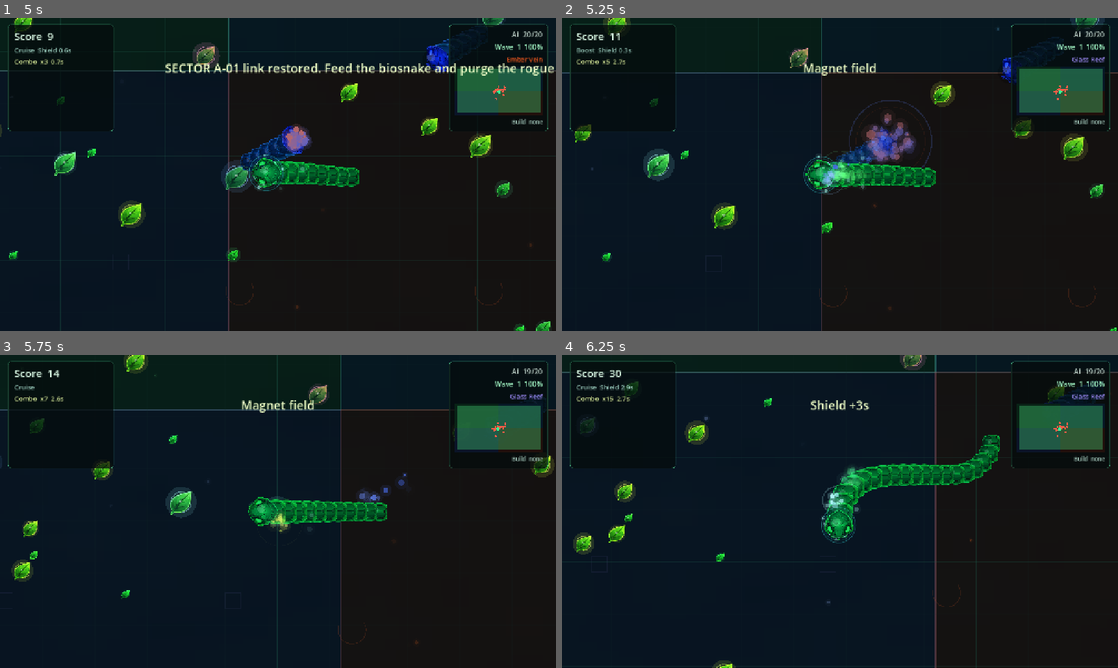
Above: before the commit, frames 1-4 (two rows, left to right).
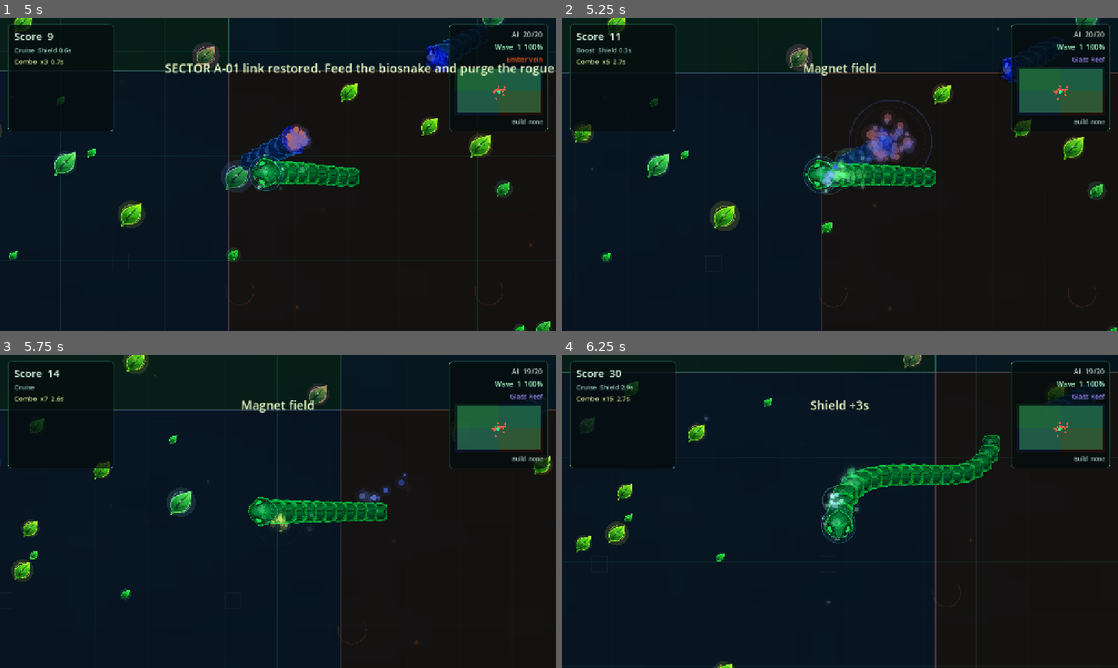
Above: after the commit, the same moments.

Repository: SSC-STUDIO/Greedy-Snake-2026
Game: Godot game, scene res://scenes/Main.tscn
Two runs of this game, one before a commit and one after it. Both use one fixed random seed, a clock stepped at 60 frames per second and the inputs below.
Inputs (mouse positions are in pixels of both pictures, inside the frame that each line leads up to):
- Up to frame 1 (5 s): click "Start Next Run" at 0.5 s; tap Enter at 1.25 s; move the mouse to (400, 158) at 1.27 s; hold Right 1.28-2 s; tap 1 at 1.35 s; click (400, 158) at 1.42 s; drag from (166, 190) to (250, 237) at 2.02 s; move the mouse to (333, 105) at 2.77 s; hold Right 2.78-3.5 s; tap 3 at 2.85 s; drag from (250, 237) to (111, 127) at 3.52 s; move the mouse to (444, 221) at 4.27 s; hold Left from 4.28 s (still down); tap R at 4.35 s
- Up to frame 2 (5.25 s): release Left at 5 s; drag from (673, 127) to (756, 96) at 5.02 s
- Up to frame 3 (5.75 s): no input
- Up to frame 4 (6.25 s): move the mouse to (867, 511) at 5.77 s; hold Down from 5.78 s (still down); tap 2 at 5.85 s; click (867, 511) at 5.92 s

Frame 1 is identical in both runs. In frame 2, 1.0% of the frame differs, in the area x 1-100%, y 0-100%; in frame 3, 0.2%; in frame 4, 0.6%.

Commit message:
docs(Arena): add GDScript docstrings for 10 key functions
Add comprehensive Chinese docstrings covering purpose, behavior, and
parameter descriptions for the core game loop functions: _physics_process,
_update_player, _update_ai, _check_food_collisions, _check_snake_collisions,
_consume_food, _apply_upgrade, _damage_enemy, _trigger_game_over, and
_update_wave. Also includes an O(n) optimization in _drop_food_for_snake
replacing repeated pop_front with in-place overwrite.

Co-Authored-By: Claude Opus 4.6 <noreply@anthropic.com>

Diff:
--- a/scripts/game/Arena.gd
+++ b/scripts/game/Arena.gd
@@ -361,6 +361,12 @@
 	elif event is InputEventMouseMotion:
 		_mouse_control_enabled = true
 
+## 主游戏循环，每物理帧调用一次。
+##
+## 负责更新所有游戏状态：玩家移动、AI行为、碰撞检测、
+## 食物拾取、波次推进、视觉特效和摄像机跟踪。
+## 当游戏暂停、结束或显示升级选择器时，仅更新HUD和渲染。
+## 参数 delta: 自上一帧经过的时间（秒）。
 func _physics_process(delta: float) -> void:
 	if _paused or _game_over or _upgrade_choice_active:
 		if _game_over:
@@ -504,6 +510,13 @@
 				ai.segments.append(ai.position - ai.direction * GameConfigData.SNAKE_SEGMENT_SPACING * float(ai.segments.size() + 1))
 	return ai
 
+## 更新玩家蛇的位置与方向。
+##
+## 根据鼠标或键盘输入计算目标方向，平滑插值到该方向，
+## 应用速度修正（地形、加速、升级加成），移动蛇头，
+## 并驱动蛇身段跟随。同时递减无敌时间。
+## 加速状态下生成尾迹粒子，并可能触发冲刺冲击波。
+## 参数 delta: 自上一帧经过的时间（秒）。
 func _update_player(delta: float) -> void:
 	_player.previous_position = _player.position
 	if _mouse_control_enabled:
@@ -536,6 +549,15 @@
 	if _invulnerability_timer > 0.0:
 		_invulnerability_timer = maxf(0.0, _invulnerability_timer - delta)
 
+## 更新所有AI蛇的行为与移动。
+##
+## 遍历AI列表，移除已死亡个体，处理正在死亡中的个体。
+## 存活的AI根据与玩家的距离调整转向频率：远离玩家时降低
+## 决策频率以节省性能。根据侵略度概率朝玩家方向转向，
+## 同时执行墙壁回避。Boss型AI有周期性冲锋阶段。
+## 远离视野的AI降低蛇身跟随频率。
+## 超出竞技场边界的AI立即死亡。
+## 参数 delta: 自上一帧经过的时间（秒）。
 func _update_ai(delta: float) -> void:
 	var active_view := _visible_world_rect().grow(420.0)
 	var i := 0
@@ -608,6 +630,12 @@
 	if ai.death_timer >= AI_DEATH_DISSOLVE_TIME:
 		ai.dead = true
 
+## 检测玩家与食物的碰撞并处理拾取。
+##
+## 使用空间网格加速查询，在玩家拾取半径内搜索可接触的食物。
+## 匹配到的食物调用 _consume_food 处理计分与效果，
+## 然后在该位置重新生成一个新食物并更新空间网格。
+## 如果吃到了食物则播放音效并刷新可见食物缓存。
 func _check_food_collisions() -> void:
 	var search_radius := _player.radius + 12.0 + float(_modifiers.get("pickup_radius", 0.0))
 	var query := Rect2(_player.position - Vector2(search_radius, search_radius), Vector2(search_radius * 2.0, search_radius * 2.0))
@@ -626,6 +654,13 @@
 		AudioBus.play_eat()
 		_visible_food_cache_valid = false
 
+## 检测玩家与AI蛇的碰撞。
+##
+## 分三层检测：(1)玩家头与AI头、(2)玩家头与AI蛇身、
+## (3)AI头与玩家蛇身。先通过AABB包围盒粗筛减少计算量。
+## 碰撞后调用 _resolve_player_enemy_contact 处理结果，
+## 无敌或加速状态下伤害敌人，否则触发游戏结束。
+## 任一碰撞导致游戏结束后立即返回，跳过后续检测。
 func _check_snake_collisions() -> void:
 	_refresh_player_body_bounds()
 	var player_body_radius: float = _player.radius * 0.82
@@ -753,18 +788,33 @@
 func _drop_food_for_snake(ai: SnakeAgent, amount: int) -> void:
 	if amount <= 0:
 		return
-	_foods.append(_make_food(ai.position + Vector2(randf_range(-18.0, 18.0), randf_range(-18.0, 18.0))))
+	# Collect drop positions first
+	var positions := [ai.position + Vector2(randf_range(-18.0, 18.0), randf_range(-18.0, 18.0))]
 	var remaining := amount - 1
 	var segment_index := 0
 	while remaining > 0 and segment_index < ai.segments.size():
-		_foods.append(_make_food(ai.segments[segment_index] + Vector2(randf_range(-18.0, 18.0), randf_range(-18.0, 18.0))))
+		positions.append(ai.segments[segment_index] + Vector2(randf_range(-18.0, 18.0), randf_range(-18.0, 18.0)))
 		remaining -= 1
 		segment_index += 1
-	while _foods.size() > GameConfigData.MAX_FOOD_COUNT:
-		_foods.pop_front()
+	# When at capacity, overwrite oldest slots from the front (O(1) each)
+	# instead of append + pop_front (O(n) per pop due to array shift).
+	# The spatial grid is rebuilt below, so index reordering is safe.
+	var write_index := 0
+	for i in range(positions.size()):
+		if _foods.size() < GameConfigData.MAX_FOOD_COUNT:
+			_foods.append(_make_food(positions[i]))
+		else:
+			_foods[write_index] = _make_food(positions[i])
+			write_index += 1
 	_food_grid.build(_foods)
 	_visible_food_cache_valid = false
 
+## 触发游戏结束流程。
+##
+## 标记游戏为结束状态，记录死亡原因，生成死亡粒子特效
+## 和强屏幕震动，播放死亡音效。构建运行摘要并提交至排行榜，
+## 然后在游戏结束对话框中展示结果。防止重复触发。
+## 参数 reason: 死亡原因描述，如 "Collision"、"Lava"。
 func _trigger_game_over(reason := "Collision") -> void:
 	if _game_over:
 		return
@@ -787,6 +837,15 @@
 		_magnet_timer = maxf(0.0, _magnet_timer - delta)
 	_update_story_events(delta)
 
+## 更新波次状态，推进游戏难度曲线。
+##
+## 累计elapsed时间，当达到下一波次阈值时：
+## - 增加波次计数，提升压力系数（AI速度加成）
+## - 生成增援AI，数量随波次递增
+## - 显示波次事件并播放剧情文本
+## 周期性生成精英敌人，间隔随波次缩短。
+## 达到Boss波次前发出警告，达到Boss波次时生成Boss。
+## 参数 delta: 自上一帧经过的时间（秒）。
 func _update_wave(delta: float) -> void:
 	_wave_state["elapsed"] = float(_wave_state.get("elapsed", 0.0)) + delta
 	var elapsed := float(_wave_state.get("elapsed", 0.0))
@@ -835,6 +894,15 @@
 	_queue_story("The containment core is hostile. Break its growth cycle.", 3.4, "boss_spawn", 999.0)
 	_spawn_warning_ring(boss.position, Color(1.0, 0.32, 0.14))
 
+## 处理食物拾取效果，计分并应用特殊属性。
+##
+## 注册连击计数并计算连击倍率，更新分数与已吃食物数。
+## 根据食物的 growth 值增加蛇身长度。
+## 若食物携带 shield_time 或 magnet_time，则延长对应计时器。
+## 若食物有 explosion_radius，则触发区域爆炸伤害敌人。
+## 生成拾取粒子特效和屏幕震动。玩家拾取时检查升级解锁。
+## 参数 index: 食物在数组中的索引。
+## 参数 player_pickup: 是否为玩家拾取（否则为同伴拾取）。
 func _consume_food(index: int, player_pickup := true) -> void:
 	if index < 0 or index >= _foods.size():
 		return
@@ -905,6 +973,13 @@
 	_set_event(String(upgrade.get("name", "Upgrade")), 2.4)
 	_update_hud()
 
+## 应用升级效果到玩家属性修饰符。
+##
+## 记录升级ID防止重复获取，将效果值累加到 _modifiers 字典中。
+## 整数类型效果以整数累加，浮点类型效果以浮点累加。
+## shield_now 效果直接延长无敌时间而非累加修饰符。
+## 更新运行统计中的升级名称和构建标签。
+## 参数 upgrade: 升级定义字典，包含 id、name、effects 等字段。
 func _apply_upgrade(upgrade: Dictionary) -> void:
 	var id := String(upgrade.get("id", ""))
 	if id == "" or _owned_upgrade_ids.has(id):
@@ -994,6 +1069,14 @@
 	_set_event(label, 2.2)
 	return true
 
+## 对AI蛇造成伤害，若生命值归零则触发死亡。
+##
+## 计算实际伤害（对Boss有额外伤害加成），扣除AI生命值。
+## 若AI存活则仅生成警告环特效；若死亡则调用 _start_ai_death
+## 开始死亡流程，掉落食物并计分。精英和Boss有额外掉落奖励。
+## 参数 ai: 目标AI蛇代理。
+## 参数 damage: 基础伤害值。
+## 参数 food_value: 死亡时掉落的食物价值（用于计分）。
 func _damage_enemy(ai: SnakeAgent, damage: int, food_value: int) -> void:
 	if ai.dead or ai.dying:
 		return
